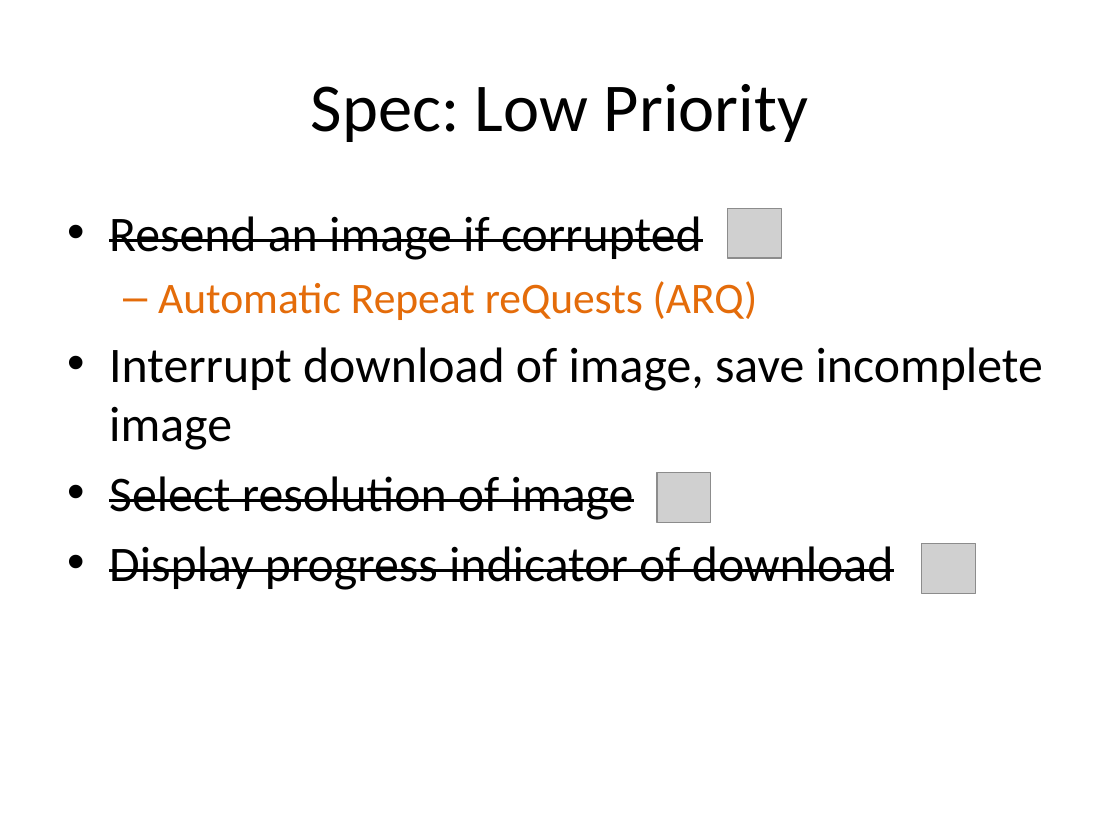
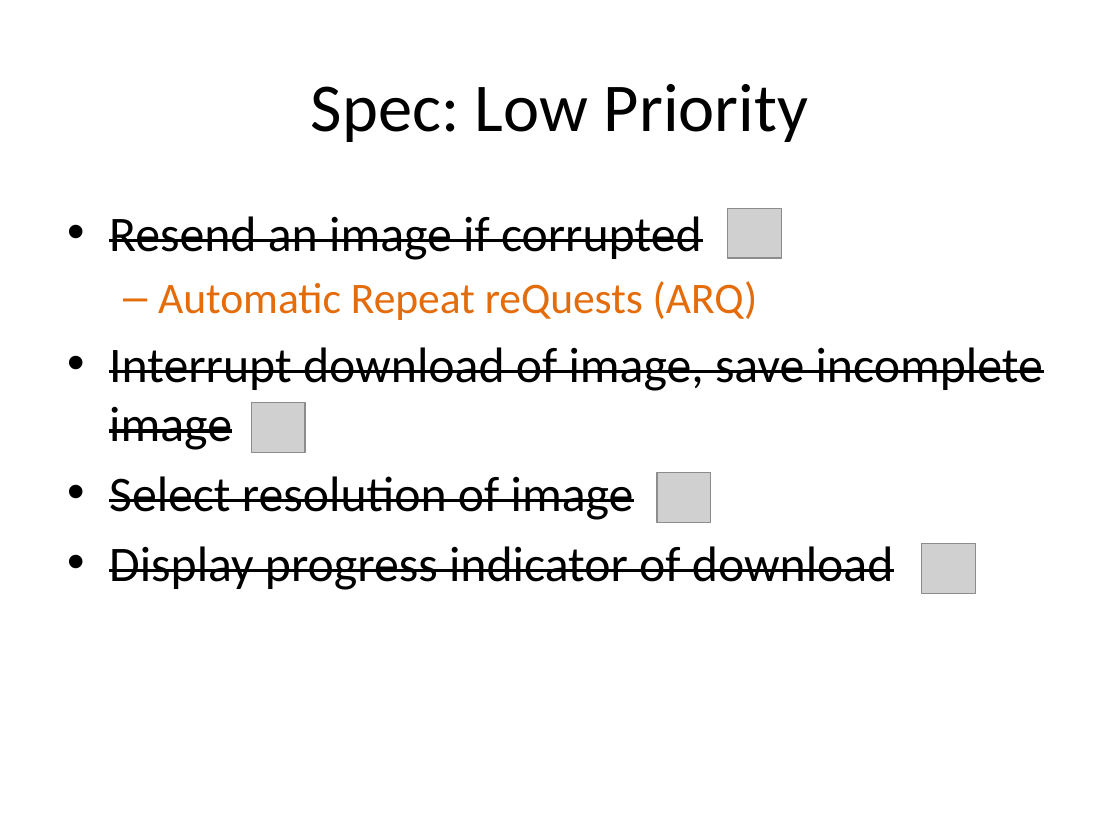
Before and after one commit to uavcamera/uavcamera, a slide deck: slide 13 of documents/finalpresentation/GDP Group 18 pres.pptx. Drawn at 1120x840 pixels with LibreOffice and Linux fonts; fonts in the diff are those of the drawing; grey boxes stand for pictures. Boxes give left, top, right and bottom in pixels: in the first picture for what was removed or moved away, otherwise in the second. Text is boxed around its words. In the diff, an @@ line names an element or a change of style, - is before the commit and + after.

```diff
--- a/documents/finalpresentation/GDP Group 18 pres.pptx
+++ b/documents/finalpresentation/GDP Group 18 pres.pptx
@@ text at box(109, 347, 1043, 450): strikethrough on in "Interrupt download of image, save incomplete image" @@
@@ picture added at box(251, 402, 305, 451) @@
```
Also in this commit, not shown: 5 other slides changed.
